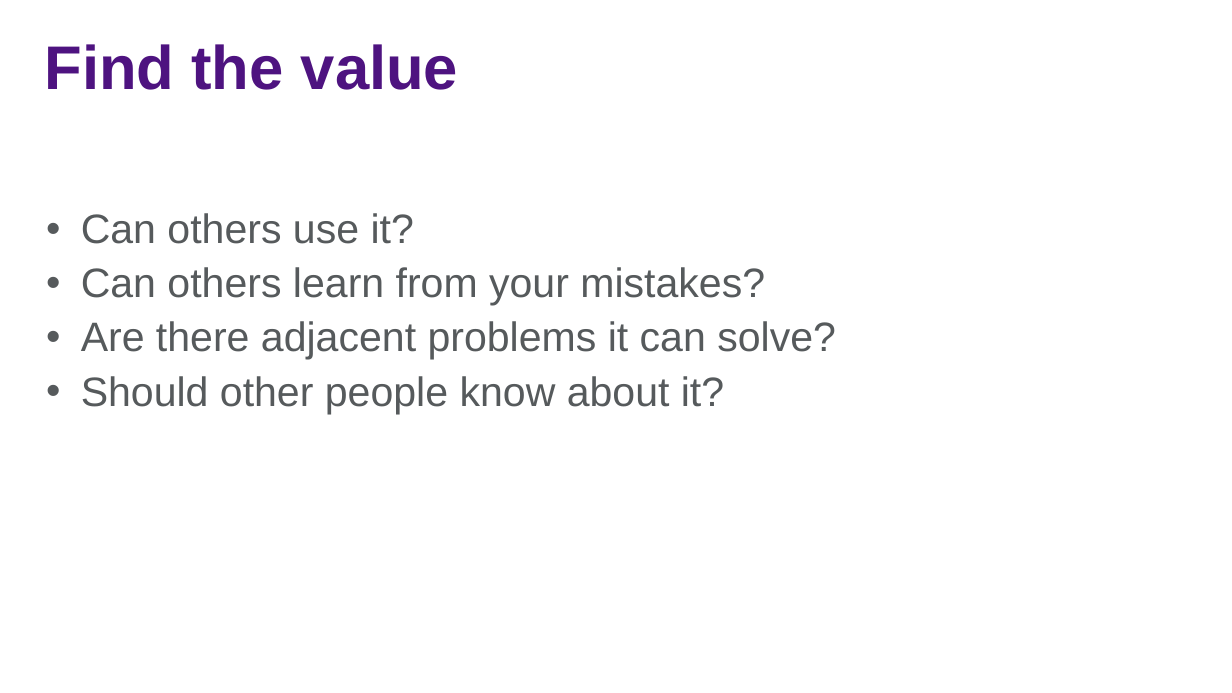
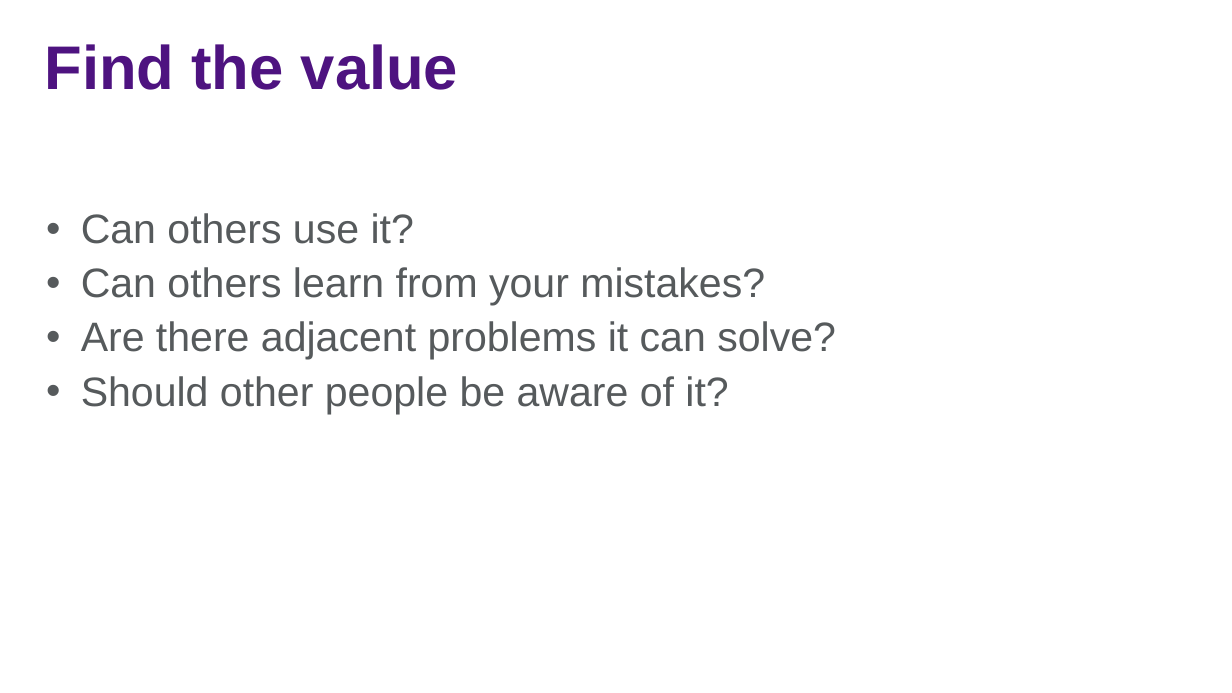
Before and after one commit to jasonjwood/presentations, a slide deck: slide 21 of InFusion2016 - Getting It Done - Jason Wood.pptx. Drawn at 1232x693 pixels with LibreOffice and Linux fonts; fonts in the diff are those of the drawing; background and template pictures are left out. Boxes give left, top, right and bottom in pixels: in the first picture for what was removed or moved away, otherwise in the second. Text is boxed around its words. In the diff, an @@ line names an element or a change of style, - is before the commit and + after.

```diff
--- a/InFusion2016 - Getting It Done - Jason Wood.pptx
+++ b/InFusion2016 - Getting It Done - Jason Wood.pptx
@@ text at [81,376,728,414]: text changed @@
-• Should other people know about it?
+• Should other people be aware of it?
```
Also in this commit, not shown: 11 other slides changed, 1 slide added.
